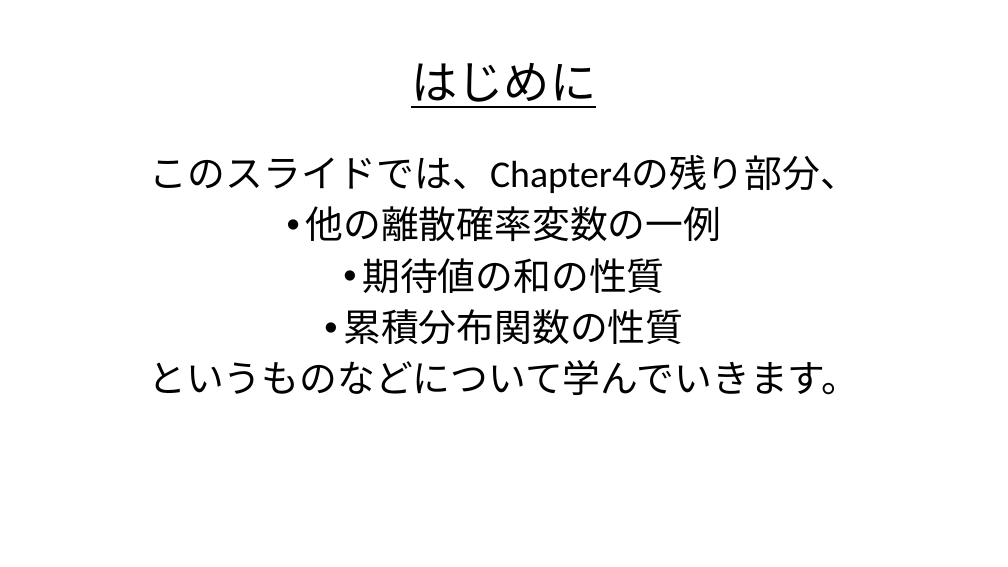
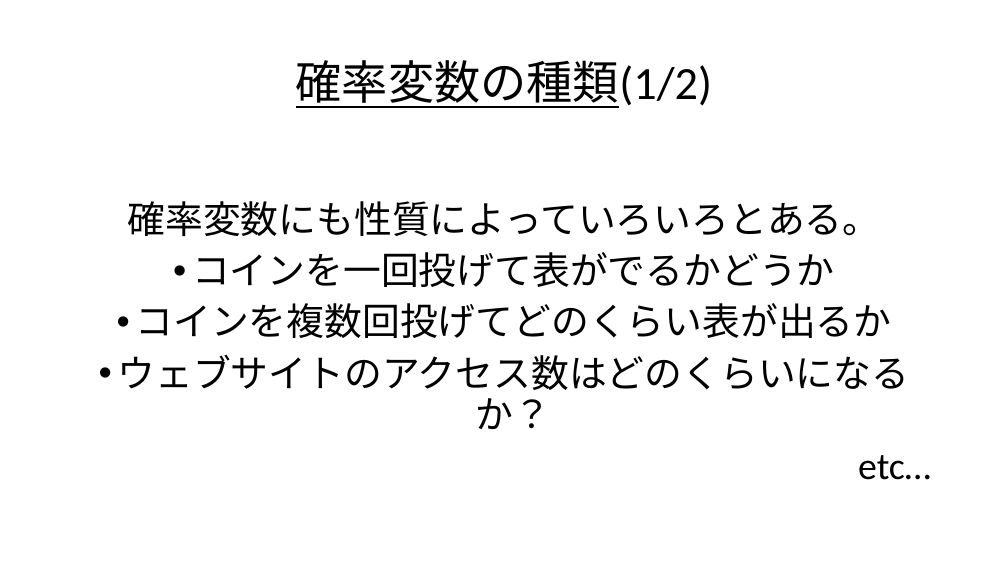
Before and after one commit to Ryo-KATAYAMA/Senior_Project, a slide deck: slide 2 of Chapter4_2.pptx. Drawn at 1008x567 pixels with LibreOffice and Linux fonts; fonts in the diff are those of the drawing. Boxes give left, top, right and bottom in pixels: in the first picture for what was removed or moved away, otherwise in the second. Text is boxed around its words. In the diff, an @@ line names an element or a change of style, - is before the commit and + after.

```diff
--- a/Chapter4_2.pptx
+++ b/Chapter4_2.pptx
@@ title at [296, 60, 712, 108]: text changed @@
-はじめに
+確率変数の種類(1/2)
@@ text at [117, 201, 931, 480]: text changed @@
-このスライドでは、Chapter4の残り部分、
-• 他の離散確率変数の一例
-• 期待値の和の性質
-• 累積分布関数の性質
-というものなどについて学んでいきます。
+確率変数にも性質によっていろいろとある。
+• コインを一回投げて表がでるかどうか
+• コインを複数回投げてどのくらい表が出るか
+• ウェブサイトのアクセス数はどのくらいになるか？
+etc…
```
Also in this commit, not shown: 5 other slides changed, 24 slides added, 8 slides removed.
